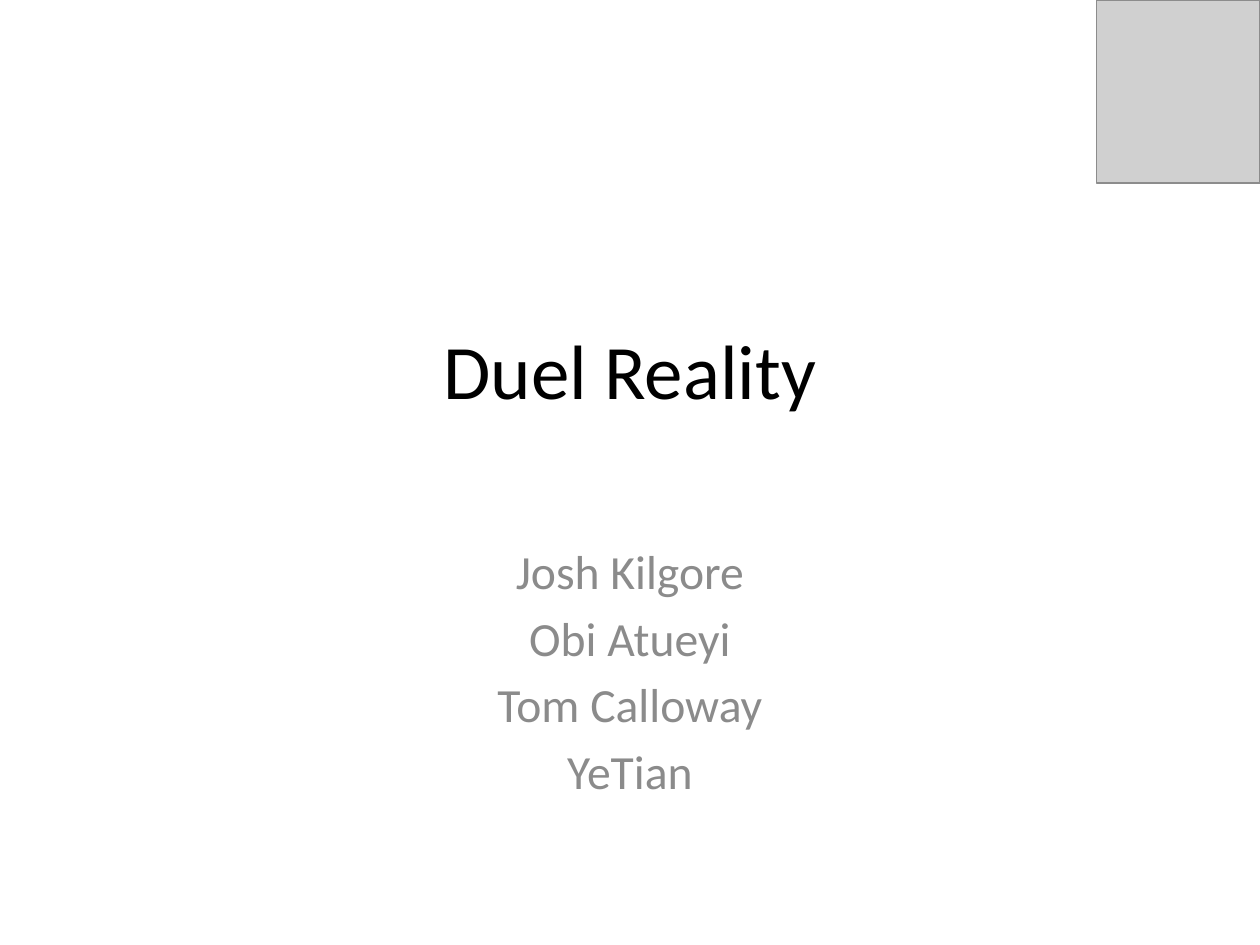
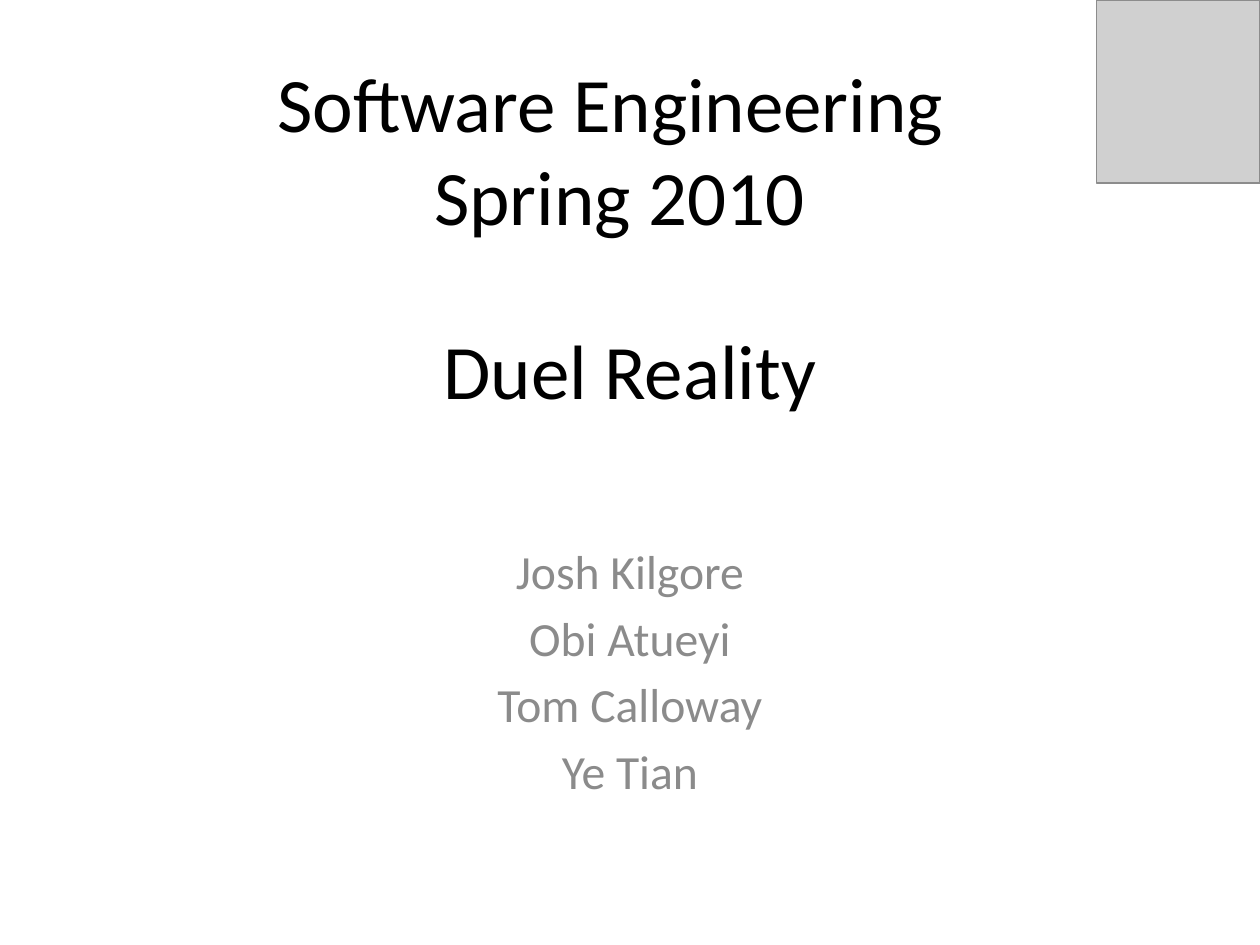
Before and after one commit to idxExtropy/duel-reality, a slide deck: slide 1 of Docs/DUEL REALITY .pptx. Drawn at 1260x945 pixels with LibreOffice and Linux fonts; fonts in the diff are those of the drawing; grey boxes stand for pictures. Boxes give left, top, right and bottom in pixels: in the first picture for what was removed or moved away, otherwise in the second. Text is boxed around its words. In the diff, an @@ line names an element or a change of style, - is before the commit and + after.

```diff
--- a/Docs/DUEL REALITY .pptx
+++ b/Docs/DUEL REALITY .pptx
@@ text added at <box>277,79,943,239</box>, 44 pt, text #000000 @@
+Software Engineering
+Spring 2010
@@ subtitle at <box>562,756,698,789</box>: spaces changed @@
-YeTian
+Ye Tian
```
Also in this commit, not shown: 8 other slides changed, 8 slides added, 4 slides removed.
